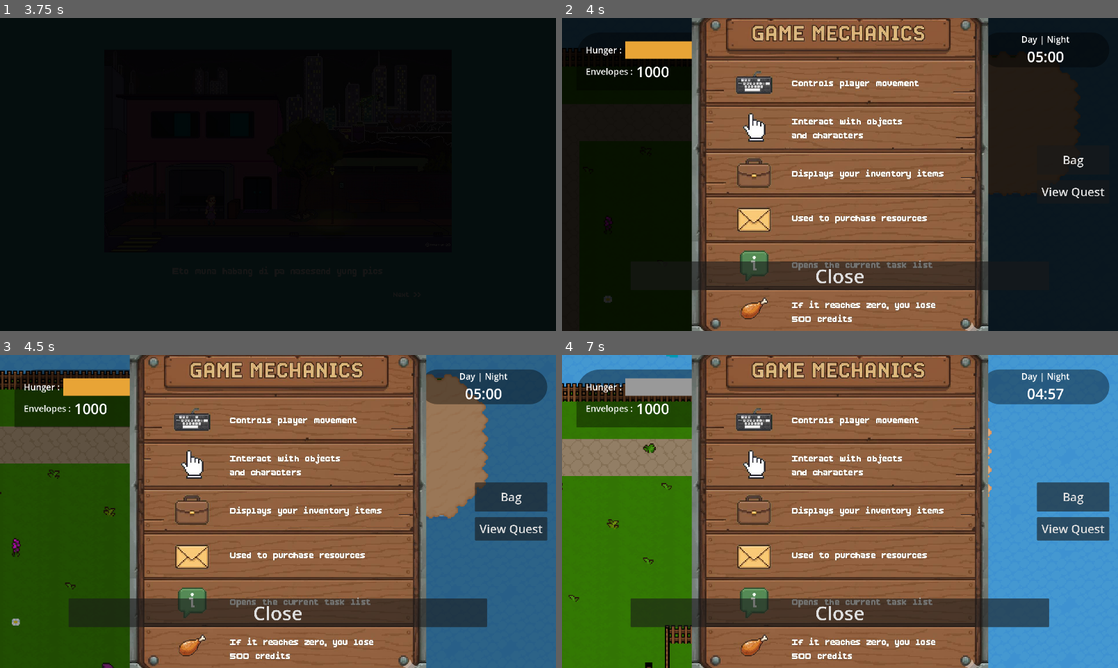
Above: before the commit, frames 1-4 (two rows, left to right).
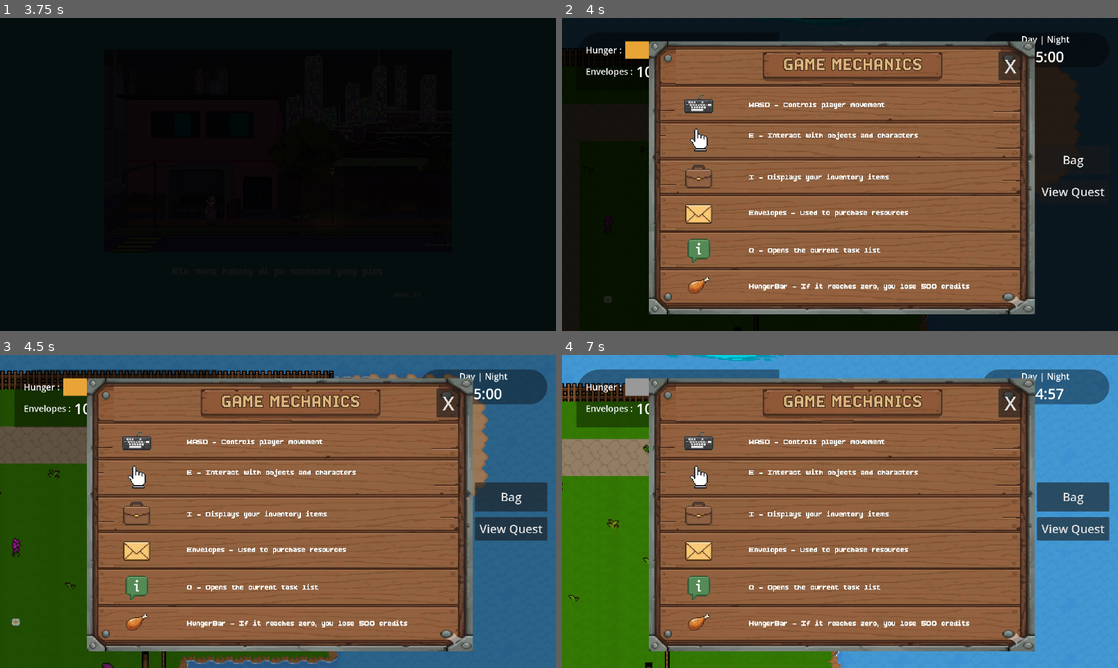
Above: after the commit, the same moments.

Repository: hoaxnt/envelhope-beta
Game: Godot game, scene res://Scenes/utils/main_menu.tscn
Same seed, same stepped clock (60 frames per second), same inputs: the game is played once before the commit and once after it.
Inputs (mouse positions are in pixels of both pictures, inside the frame that each line leads up to):
- Up to frame 1 (3.75 s): click "New Game" at 0.5 s; click "New Game" at 1.25 s; click (278, 174) at 2 s; click (278, 174) at 2.75 s; hold Right (ui_right) from 3.53 s (still down); hold E (interact) from 3.53 s (still down)
- Up to frame 2 (4 s): keep holding Right (ui_right); keep holding E (interact)
- Up to frame 3 (4.5 s): release Right (ui_right) at 4.28 s; release E (interact) at 4.28 s; hold Down (ui_down) from 4.28 s (still down); tap Shift at 4.35 s
- Up to frame 4 (7 s): release Down (ui_down) at 5.03 s; hold Right (ui_right) 5.03-5.78 s; hold E (interact) 5.03-5.78 s; hold Up (ui_up) 5.78-6.53 s; tap Shift at 5.85 s; hold Left (ui_left) from 6.53 s (still down); hold E (interact) from 6.53 s (still down)

Frame 1 is identical in both runs. In frame 2, 43% of the frame differs, in the area x 15-86%, y 0-100%; in frame 3, 42%; in frame 4, 43%, in the area x 12-88%, y 0-100%.
Error in both runs: Invalid operands 'Nil' and 'int' in operator '-'. (res://Scripts/hud/hunger_bar.gd:29)

Commit message:
feat: added tutorial

Diff:
--- a/Scenes/utils/tutorial.tscn
+++ b/Scenes/utils/tutorial.tscn
@@ -8,6 +8,17 @@
 
 [node name="Tutorial" type="CanvasLayer"]
 script = ExtResource("1_g50l0")
+
+[node name="TextureRect" type="TextureRect" parent="."]
+offset_left = 300.0
+offset_top = 80.0
+offset_right = 300.0
+offset_bottom = 80.0
+scale = Vector2(0.8, 0.8)
+size_flags_horizontal = 4
+texture = ExtResource("2_16obs")
+expand_mode = 1
+stretch_mode = 2
 
 [node name="MarginContainer" type="MarginContainer" parent="."]
 anchors_preset = 15
@@ -26,29 +37,14 @@
 theme_override_styles/panel = SubResource("StyleBoxFlat_g50l0")
 metadata/_edit_lock_ = true
 
-[node name="TextureRect" type="TextureRect" parent="MarginContainer/Panel"]
-layout_mode = 1
-anchors_preset = 8
-anchor_left = 0.5
-anchor_top = 0.5
-anchor_right = 0.5
-anchor_bottom = 0.5
-offset_left = -512.0
-offset_top = -589.0
-offset_right = 512.0
-offset_bottom = 589.0
-grow_horizontal = 2
-grow_vertical = 2
-texture = ExtResource("2_16obs")
-
 [node name="Button" type="Button" parent="MarginContainer/Panel"]
 layout_mode = 0
-offset_left = 137.0
-offset_top = 740.0
-offset_right = 1582.0
-offset_bottom = 839.0
+offset_left = 1407.0
+offset_top = 16.0
+offset_right = 1490.0
+offset_bottom = 115.0
 theme_override_font_sizes/font_size = 66
-text = "Close"
+text = " X "
 
 [node name="HBoxContainer" type="HBoxContainer" parent="MarginContainer/Panel"]
 visible = false
--- a/Scripts/autoloads/save_load.gd
+++ b/Scripts/autoloads/save_load.gd
@@ -4,12 +4,6 @@
 
 func save_game(data_to_save: Dictionary) -> Error:
 		var file = FileAccess.open(SAVE_PATH, FileAccess.WRITE)
-
-		#if file == null:
-				#var error = FileAccess.get_open_error()
-				#printerr("Failed to save game. Error code: ", error)
-				#return error
-
 		var json_string = JSON.stringify(data_to_save, "\t", true)
 		file.store_string(json_string)
 		return OK
Binary file changed: assets/utils/mechanics.jpg
